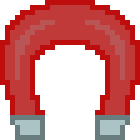
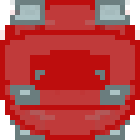
Layer changes from the first (140, 140) image to the second:
hid "magnet01" (1st of 4) over <box>0,0,140,140</box>
hid "magnet01" (2nd of 4) over <box>0,0,140,140</box>
hid "magnet01" (3rd of 4) over <box>0,0,140,140</box>
added layer "magnet12" above "magnet11" over <box>0,0,140,140</box>
added layer "magnet11" above "magnet10" over <box>0,0,140,140</box>
added layer "magnet10" above "magnet09" over <box>0,0,140,110</box>
added layer "magnet09" above "magnet08" over <box>0,0,140,125</box>
added layer "magnet08" above "magnet07" over <box>0,0,140,140</box>
added layer "magnet07" above "magnet06" over <box>0,0,140,140</box>
added layer "magnet06" above "magnet05" over <box>0,0,140,140</box>
added layer "magnet05" above "magnet04" over <box>0,45,140,95</box>
added layer "magnet04" above "magnet03" over <box>15,45,125,80</box>
added layer "magnet03" above "magnet02" over <box>0,30,140,80</box>
renamed "magnet01" to "magnet02", painted on it over <box>0,0,140,140</box>
